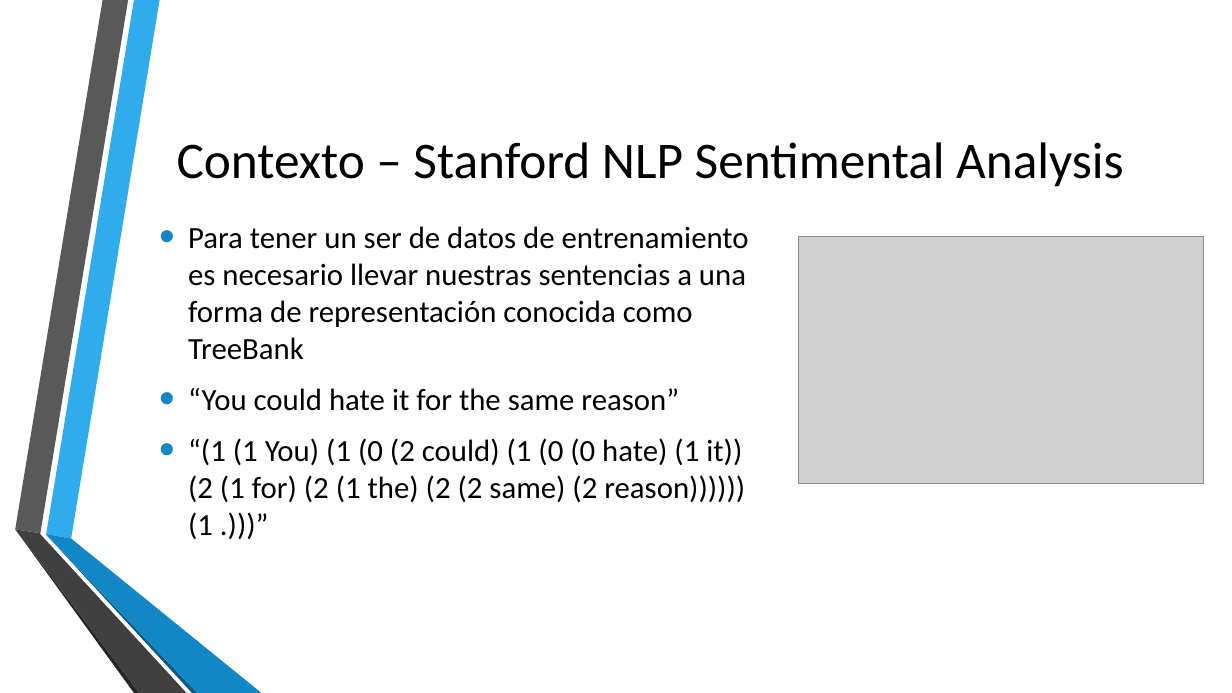
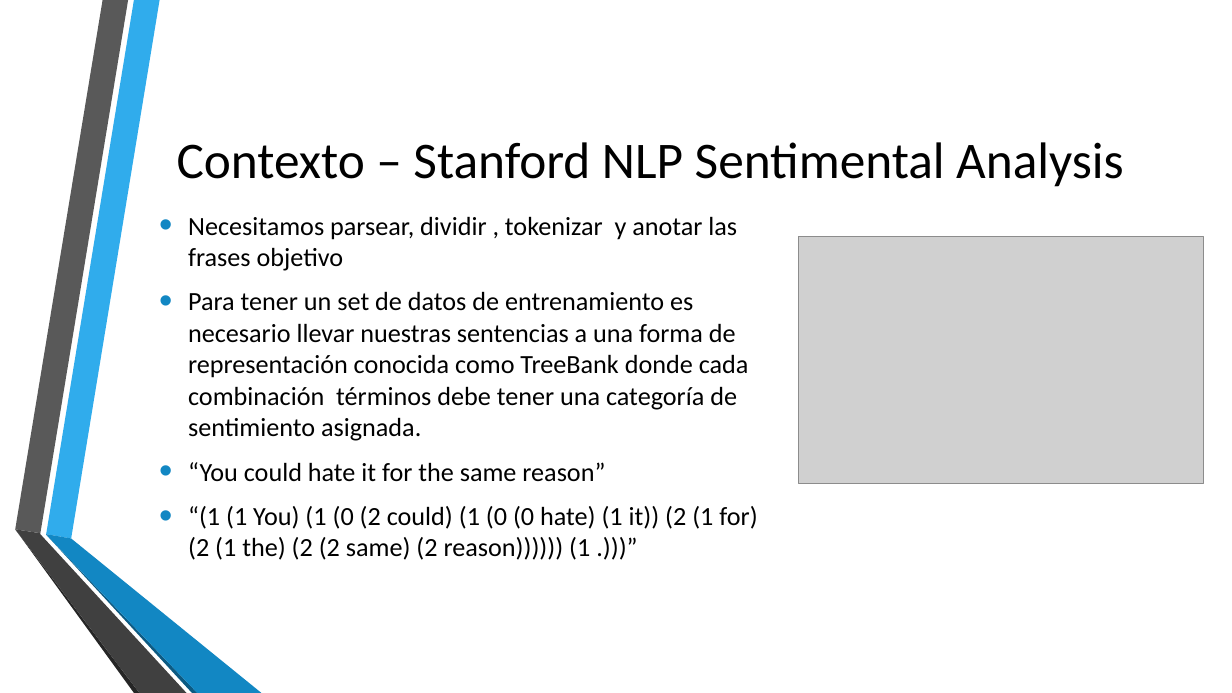
Before and after one commit to gcvalderrama/pucp_dl_RNTN, a slide deck: slide 10 of Análisis de sentimientos en reseñas de películas mediante.pptx. Drawn at 1232x693 pixels with LibreOffice and Linux fonts; fonts in the diff are those of the drawing; grey boxes stand for pictures; background and template pictures are left out. Boxes give left, top, right and bottom in pixels: in the first picture for what was removed or moved away, otherwise in the second. Text is boxed around its words. In the diff, an @@ line names an element or a change of style, - is before the commit and + after.

Commit message:
add text and presentation

```diff
--- a/Análisis de sentimientos en reseñas de películas mediante.pptx
+++ b/Análisis de sentimientos en reseñas de películas mediante.pptx
@@ text at bbox=[188, 216, 749, 441]: text changed; size 24 to 20.4 pt @@
-• Para tener un ser de datos de entrenamiento es necesario llevar nuestras sentencias a una forma de representación conocida como TreeBank
+• Necesitamos parsear, dividir , tokenizar y anotar las frases objetivo
+• Para tener un set de datos de entrenamiento es necesario llevar nuestras sentencias a una forma de representación conocida como TreeBank donde cada combinación términos debe tener una categoría de sentimiento asignada.
@@ text at bbox=[188, 462, 757, 560]: size 24 to 20.4 pt in "“You could hate it for the same ...", "“(1 (1 You) (1 (0 (2 could) ..." @@
```
Also in this commit, not shown: 7 other slides changed, 5 slides added, 1 slide removed, 8 other files.
